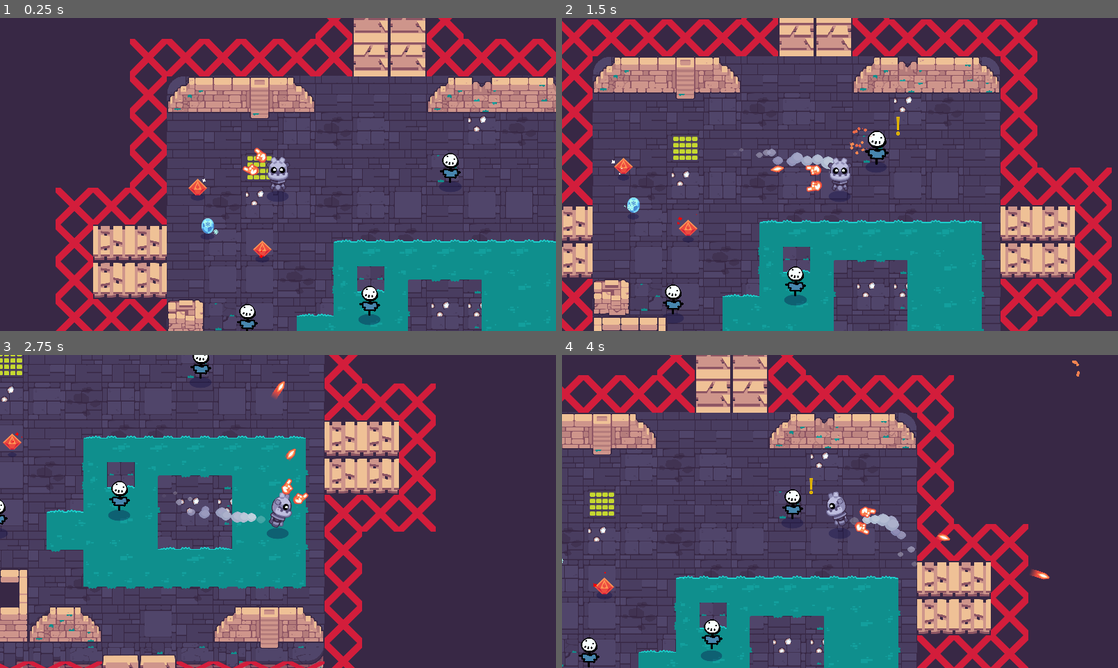
Above: before the commit, frames 1-4 (two rows, left to right).
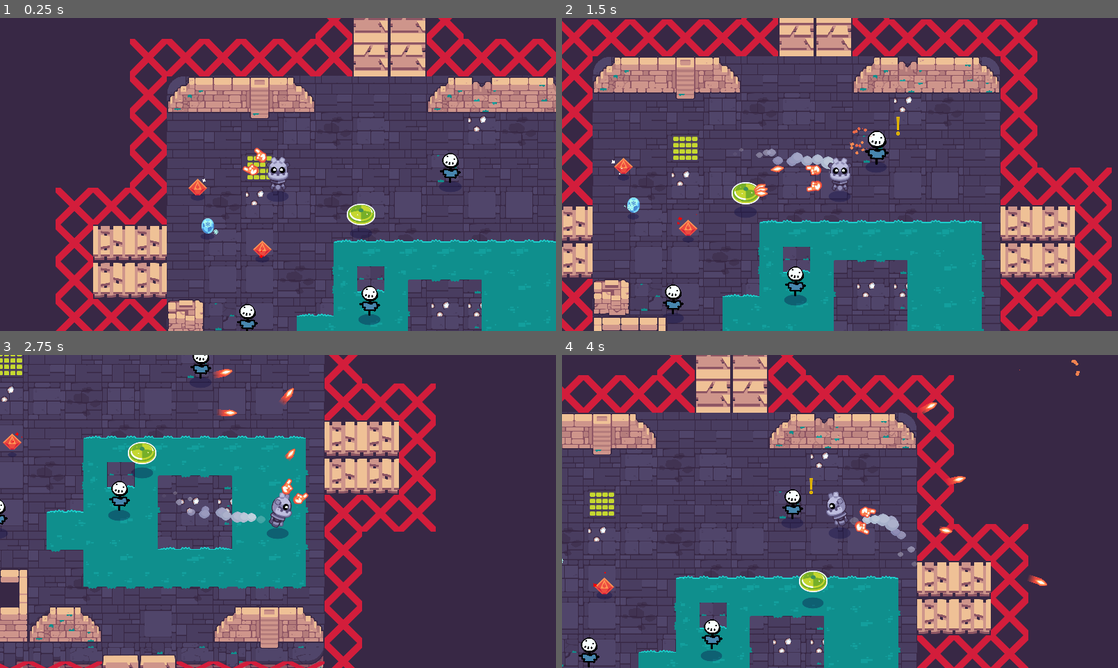
Above: after the commit, the same moments.

Repository: Tyler-Henson/GodotFinalChallenge
Game: Godot game, scene res://rooms/TestRoom.tscn
Two runs of this game, one before a commit and one after it. Both use one fixed random seed, a clock stepped at 60 frames per second and the inputs below. Sound files missing from this copy of the repository are replaced by a short silence.
Inputs (mouse positions are in pixels of both pictures, inside the frame that each line leads up to):
- Up to frame 1 (0.25 s): no input
- Up to frame 2 (1.5 s): move the mouse to (962, 158) at 0.52 s; press the mouse at (962, 158) at 0.53 s; hold D (move_right) 0.53-1.28 s; move the mouse to (728, 190) at 1.27 s; release the mouse at (728, 190) at 1.28 s; hold S (move_down) from 1.28 s (still down); click (728, 190) at 1.35 s
- Up to frame 3 (2.75 s): move the mouse to (333, 442) at 2.02 s; release S (move_down) at 2.03 s; press the mouse at (333, 442) at 2.03 s; hold D (move_right) from 2.03 s (still down)
- Up to frame 4 (4 s): move the mouse to (812, 574) at 2.77 s; release D (move_right) at 2.78 s; release the mouse at (812, 574) at 2.78 s; hold W (move_up) 2.78-3.53 s; click (812, 574) at 2.85 s; move the mouse to (1006, 558) at 3.52 s; press the mouse at (1006, 558) at 3.53 s; hold A (move_left) from 3.53 s (still down)

The runs differ from the first frame. In frame 1, 0.3% of the frame differs, in the area x 62-68%, y 59-67%; in frame 2, 0.4%; in frame 3, 0.7%; in frame 4, 0.8%, in the area x 42-94%, y 1-81%.

Commit message:
finished shield mob

Diff:
--- a/mobs/Mob.gd
+++ b/mobs/Mob.gd
@@ -95,7 +95,6 @@
 	var offset_from_target := direction.rotated(PI / 6.0) * orbit_distance
 	follow(_target.global_position + offset_from_target)
 
-
 # Called by bullets.
 func take_damage(amount: int) -> void:
 	health -= amount
--- /dev/null
+++ b/mobs/shield/ConeCannon.gd
@@ -0,0 +1,19 @@
+extends "res://mobs/Cannon.gd"
+
+var shots = [deg2rad(-15), 0, deg2rad(15)]
+
+
+func shoot_at_target(target: Node2D) -> void:
+	for shot in shots:
+		look_at(target.global_position)
+		var bullet: Bullet = BulletScene.instance()
+		bullet.global_transform = _position_2d.global_transform
+		bullet.max_range = max_range
+		bullet.speed = bullet_speed
+		bullet.collision_mask = collision_mask
+		# We exported the angle in degrees because it's easier to edit in the
+		# inspector, but the randomize_rotation() function needs the angle in
+		# radians, so we convert the angles with deg2rad().
+		#		bullet.randomize_rotation(deg2rad(random_angle_degrees))
+		bullet.rotate(shot)
+		get_tree().root.add_child(bullet)
--- /dev/null
+++ b/mobs/shield/Shield.gd
@@ -0,0 +1,51 @@
+extends Mob
+
+
+onready var _cannon := $Cannon
+onready var RayCastLOS := $RayCast2D
+
+
+func _physics_process(delta: float) -> void:
+
+	if not _target:
+		return
+	if not in_line_of_sight():
+		return
+
+	_cannon.look_at(_target.position)
+	if _target_within_range:
+		orbit_target()
+		_prepare_to_attack()
+	else:
+		follow(_target.global_position)
+
+
+
+func _prepare_to_attack() -> void:
+	if not is_ready_to_attack():
+		return
+	_before_attack_timer.start()
+
+func _on_BeforeAttackTimer_timeout() -> void:
+	if not _target:
+		return
+
+	_cannon.shoot_at_target(_target)
+	_cooldown_timer.start()
+
+
+# causes the shield to follow the player forever
+func _on_DetectionArea_body_exited(_body: Robot) -> void:
+	return
+
+
+func in_line_of_sight():
+	RayCastLOS.look_at(_target.global_position)
+	RayCastLOS.force_raycast_update()
+
+	if RayCastLOS.get_collider() is KinematicBody2D:
+		return true
+	else:
+		_target = null
+		_sprite_alert.visible = false
+		return false
--- /dev/null
+++ b/mobs/shield/Shield.tscn
@@ -0,0 +1,40 @@
+[gd_scene load_steps=9 format=2]
+
+[ext_resource path="res://mobs/Mob.tscn" type="PackedScene" id=1]
+[ext_resource path="res://mobs/shield/Shield.gd" type="Script" id=2]
+[ext_resource path="res://mobs/shield/shield_inactive.png" type="Texture" id=3]
+[ext_resource path="res://mobs/shield/shield_active.png" type="Texture" id=4]
+[ext_resource path="res://mobs/Cannon.tscn" type="PackedScene" id=5]
+[ext_resource path="res://mobs/shield/ConeCannon.gd" type="Script" id=6]
+
+[sub_resource type="CircleShape2D" id=1]
+resource_local_to_scene = true
+radius = 500.0
+
+[sub_resource type="CircleShape2D" id=2]
+resource_local_to_scene = true
+radius = 250.0
+
+[node name="Shield" instance=ExtResource( 1 )]
+script = ExtResource( 2 )
+health = 3
+
+[node name="CollisionShape2D" parent="DetectionArea" index="0"]
+shape = SubResource( 1 )
+
+[node name="CollisionShape2D" parent="AttackArea" index="0"]
+shape = SubResource( 2 )
+
+[node name="Sprite" parent="." index="3"]
+texture = ExtResource( 3 )
+
+[node name="Alert" parent="Sprite" index="0"]
+texture = ExtResource( 4 )
+
+[node name="Cannon" parent="." index="10" instance=ExtResource( 5 )]
+script = ExtResource( 6 )
+
+[node name="RayCast2D" type="RayCast2D" parent="." index="11"]
+enabled = true
+cast_to = Vector2( 1000, 0 )
+collision_mask = 17
--- a/rooms/TestRoom.tscn
+++ b/rooms/TestRoom.tscn
@@ -7,6 +7,7 @@
 [ext_resource path="res://mobs/dummy/Dummy.tscn" type="PackedScene" id=5]
 [ext_resource path="res://pickups/fire_spells/PickupSpellFireBasic.tscn" type="PackedScene" id=6]
 [ext_resource path="res://pickups/fire_spells/PickupSpellFireRapid.tscn" type="PackedScene" id=7]
+[ext_resource path="res://mobs/shield/Shield.tscn" type="PackedScene" id=8]
 
 [node name="TestRoom" type="YSort"]
 
@@ -62,6 +63,9 @@
 format = 1
 tile_data = PoolIntArray( -196604, 1, 0, -196603, 1, 0, -196602, 1, 0, -196601, 1, 0, -131068, 1, 0, -131065, 1, 0, -1, …(925 unchanged characters)…
 
+[node name="Shield" parent="." instance=ExtResource( 8 )]
+position = Vector2( 708, 491 )
+
 [node name="Mobs" type="Node2D" parent="."]
 __meta__ = {
 "_edit_lock_": true
Not shown: 1 places in rooms/TestRoom.tscn that only renumber resources
